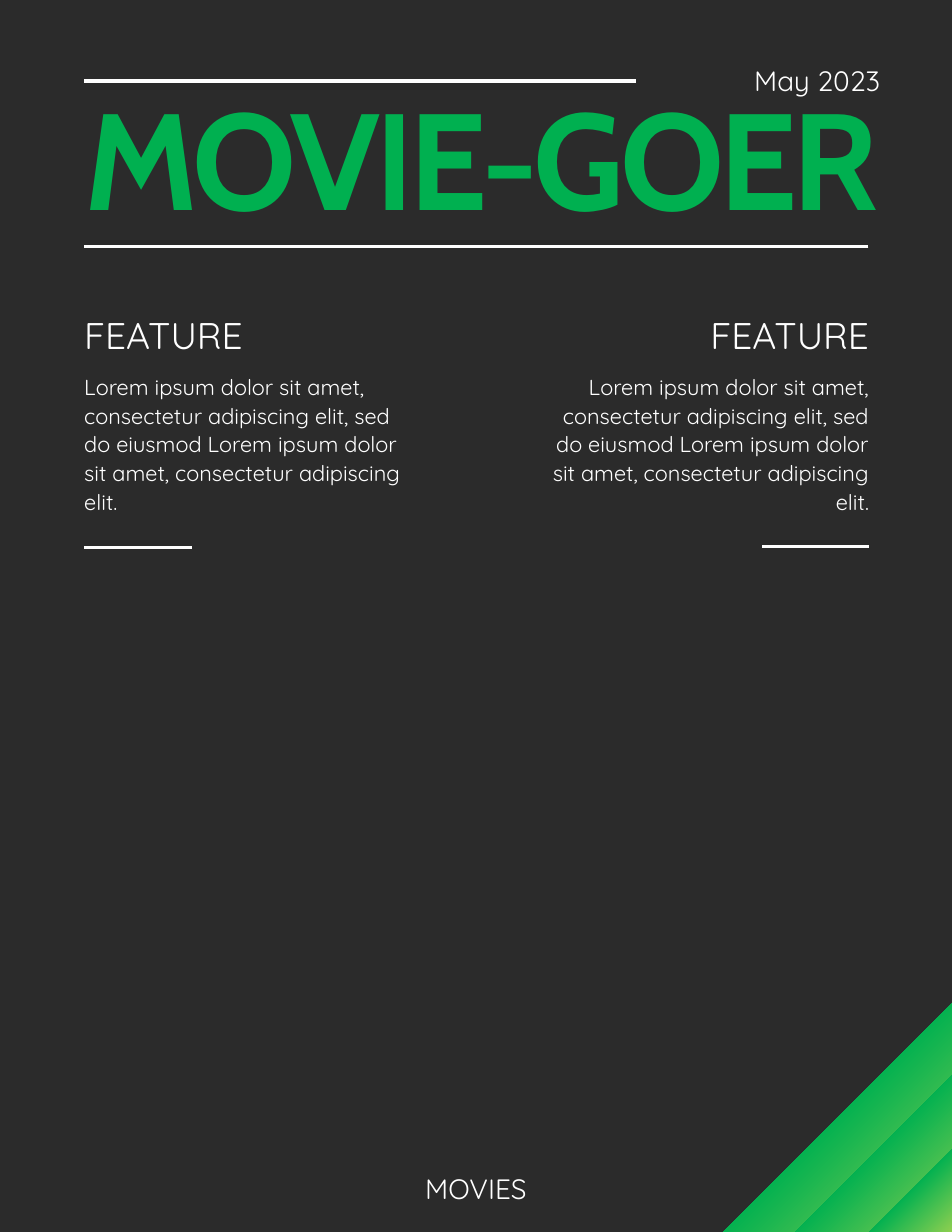
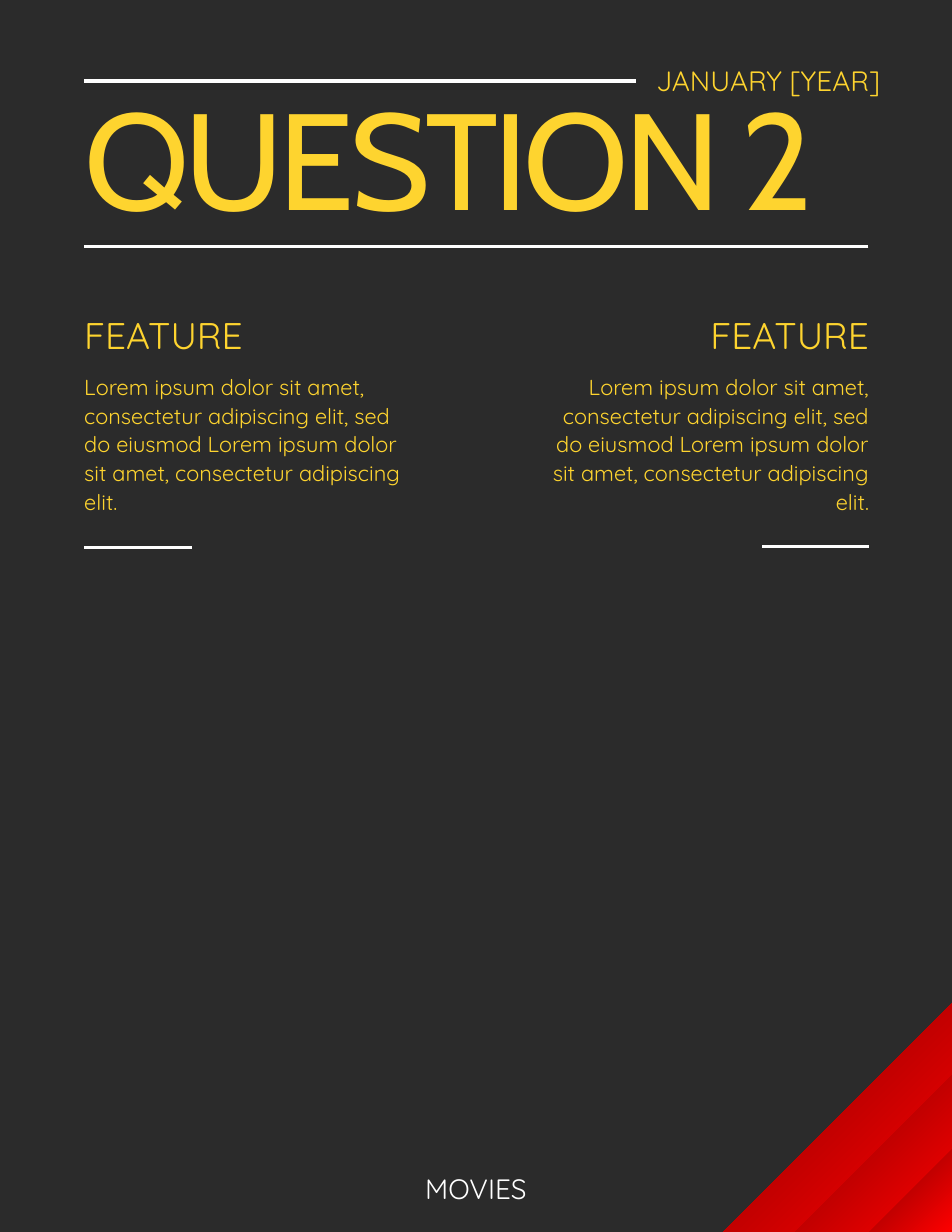
Before and after one commit to IanFranklin/Final_Project_Team_Jupiter, a slide deck: slide 10 of Media/Box Office Success.pptx (slide 4 before the commit). Drawn at 952x1232 pixels with LibreOffice and Linux fonts; fonts in the diff are those of the drawing; background and template pictures are left out; a plain dark background stands for a picture behind light text. Boxes give left, top, right and bottom in pixels: in the first picture for what was removed or moved away, otherwise in the second. Text is boxed around its words. In the diff, an @@ line names an element or a change of style, - is before the commit and + after.

```diff
--- a/Media/Box Office Success.pptx
+++ b/Media/Box Office Success.pptx
@@ text at <box>656,71,881,97</box>: text changed; text colour #FFFFFF to #FED42F @@
-May 2023
+JANUARY [YEAR]
@@ title at <box>84,95,814,212</box>: text changed; text colour #00B050 to #FED42F; bold off @@
-MOVIE-GOER
+QUESTION 2
@@ text colour #FFFFFF to #FED42F in 4 elements at <box>84,379,400,510</box>, <box>553,379,869,510</box>, <box>84,323,243,350</box>, <box>710,323,869,350</box> @@
@@ fill gradient #92D050 to #00B050 to gradient #FF0000 to #C00000 in 3 elements at <box>724,1004,952,1232</box>, <box>795,1073,952,1232</box>, <box>870,1147,952,1232</box> @@
```
Also in this commit, not shown: 3 other slides changed, 10 slides added, 4 slides removed, 10 other files.
